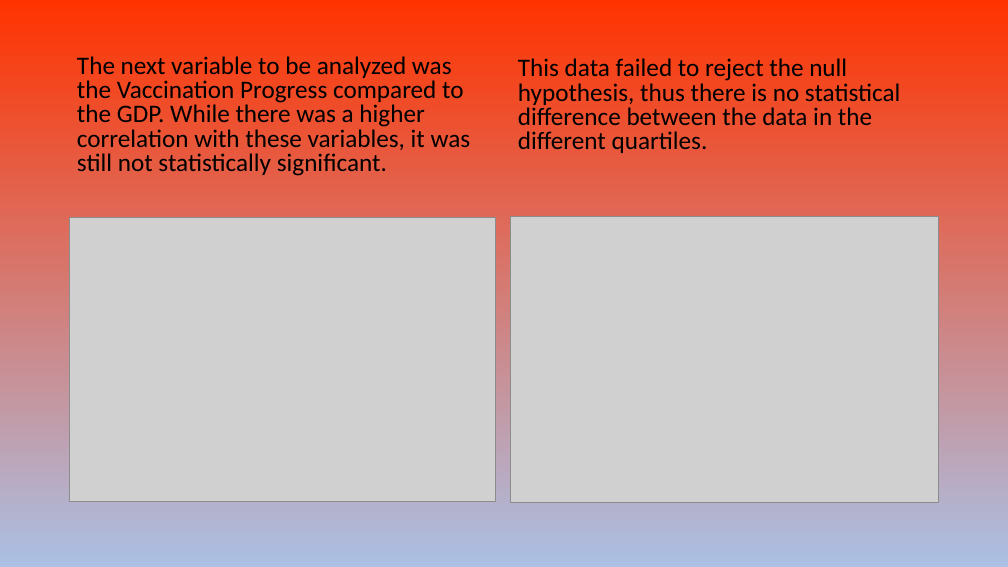
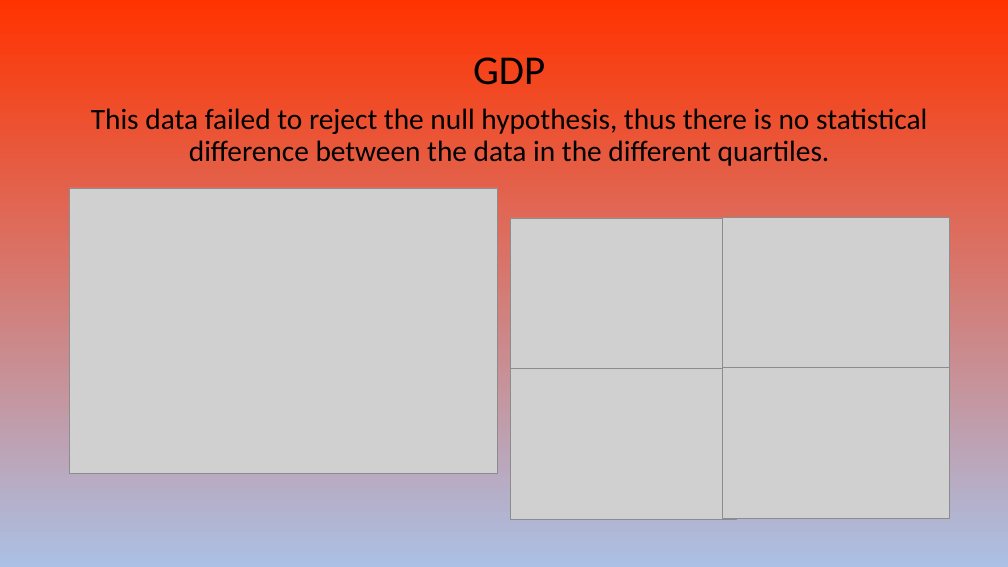
Before and after one commit to AJB-hub/Covid19_Vaccination_Progress, a slide deck: slide 10 of Covid 19 Presentation.pptx (slide 9 before the commit). Drawn at 1008x567 pixels with LibreOffice and Linux fonts; fonts in the diff are those of the drawing; grey boxes stand for pictures. Boxes give left, top, right and bottom in pixels: in the first picture for what was removed or moved away, otherwise in the second. Text is boxed around its words. In the diff, an @@ line names an element or a change of style, - is before the commit and + after.

```diff
--- a/Covid 19 Presentation.pptx
+++ b/Covid 19 Presentation.pptx
@@ text "GDP": place and size @@
-text "GDP" at (518, 58, 900, 153)
+text "GDP" at (91, 57, 927, 166)
@@ text "GDP" at (91, 57, 927, 166): vertical alignment bottom to top @@
@@ text removed at (77, 56, 471, 176) @@
-The next variable to be analyzed was the Vaccination Progress compared to the GDP. While there was a higher correlation with these variables, it was still not statistically significant.
@@ text at (473, 57, 545, 85): paragraph added @@
+GDP
@@ text at (91, 108, 927, 166): size 24 to 28 pt; alignment left to centre; line spacing 0.8 to 0.9 @@
@@ picture: place and size @@
-picture at (70, 217, 496, 501)
+picture at (70, 188, 498, 474)
@@ picture removed at (510, 216, 939, 502) @@
@@ picture added at (510, 218, 737, 369) @@
@@ picture added at (723, 217, 950, 368) @@
@@ picture added at (510, 368, 737, 520) @@
@@ picture added at (723, 368, 950, 519) @@
```
Also in this commit, not shown: 6 other slides changed, 2 slides added, 1 slide removed.
